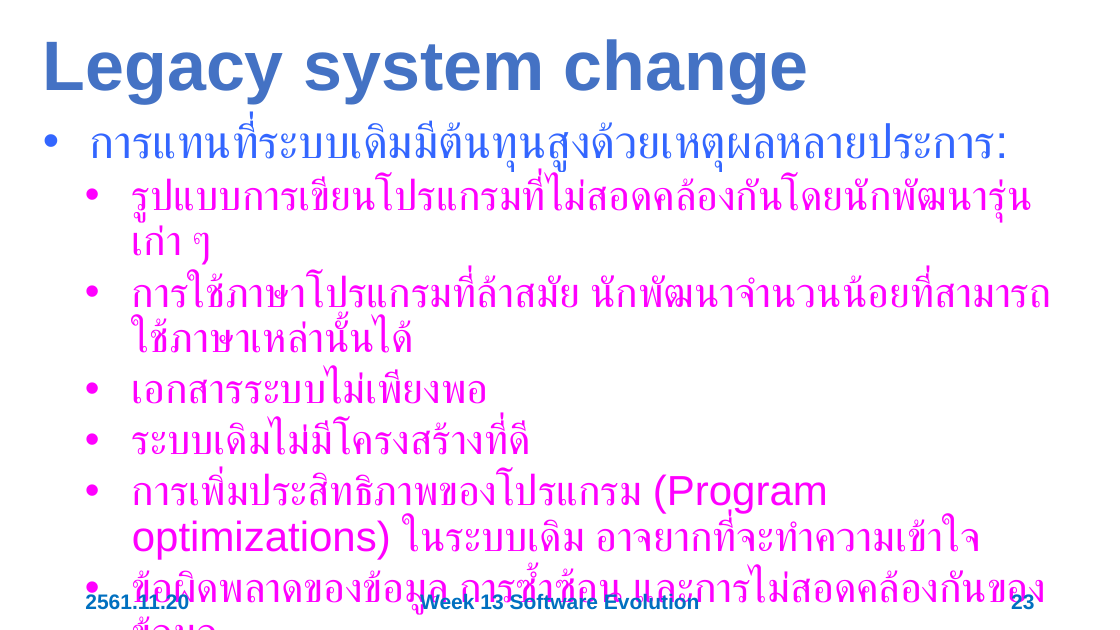
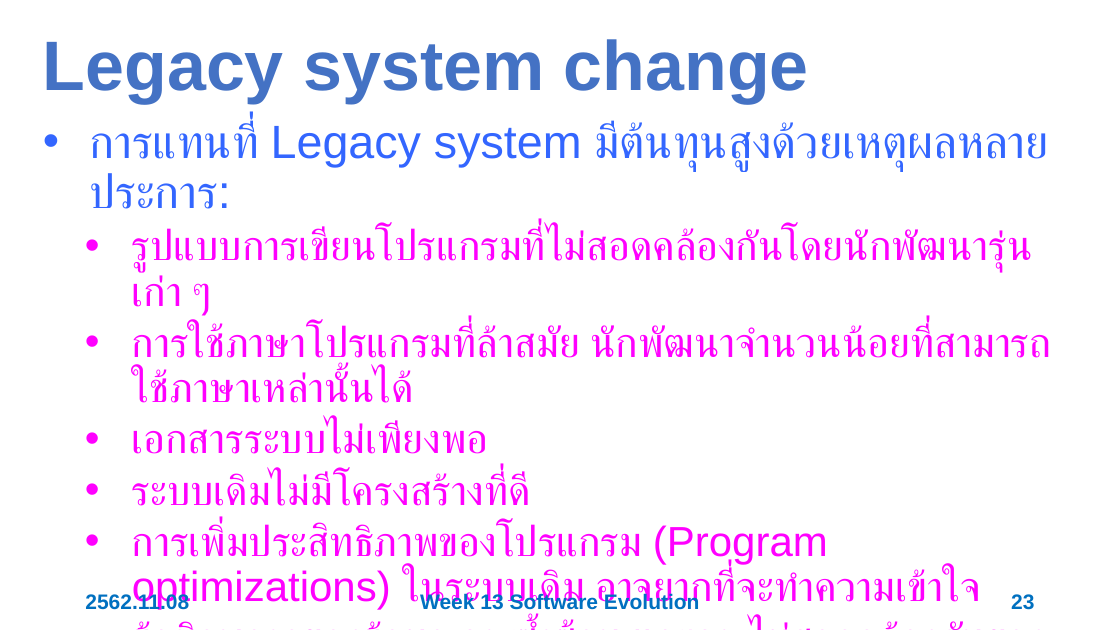
Before and after one commit to 03376806-software-engineering/Week-13-Software-Evolution, a slide deck: slide 23 of Slides/Week 13 Software Evolution.pptx. Drawn at 1120x630 pixels with LibreOffice and Linux fonts; fonts in the diff are those of the drawing. Boxes give left, top, right and bottom in pixels: in the first picture for what was removed or moved away, otherwise in the second. Text is boxed around its words. In the diff, an @@ line names an element or a change of style, - is before the commit and + after.

```diff
--- a/Slides/Week 13 Software Evolution.pptx
+++ b/Slides/Week 13 Software Evolution.pptx
@@ text at [90, 121, 1049, 171]: text changed @@
-• การแทนที่ระบบเดิมมีต้นทุนสูงด้วยเหตุผลหลายประการ:
+• การแทนที่ Legacy system มีต้นทุนสูงด้วยเหตุผลหลายประการ:
@@ text at [85, 592, 189, 610]: text changed @@
-2561.11.20
+2562.11.08
```
Also in this commit, not shown: 54 other slides changed.
